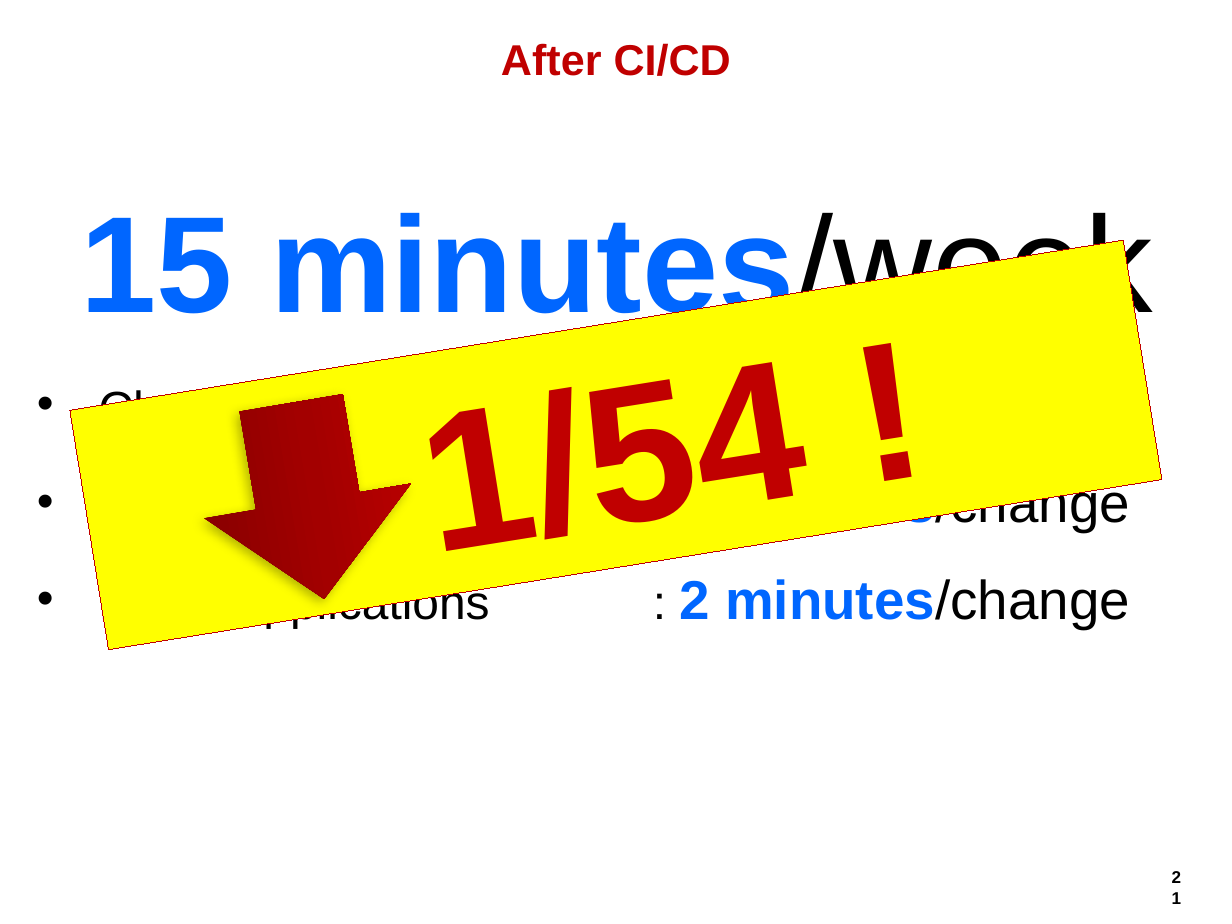
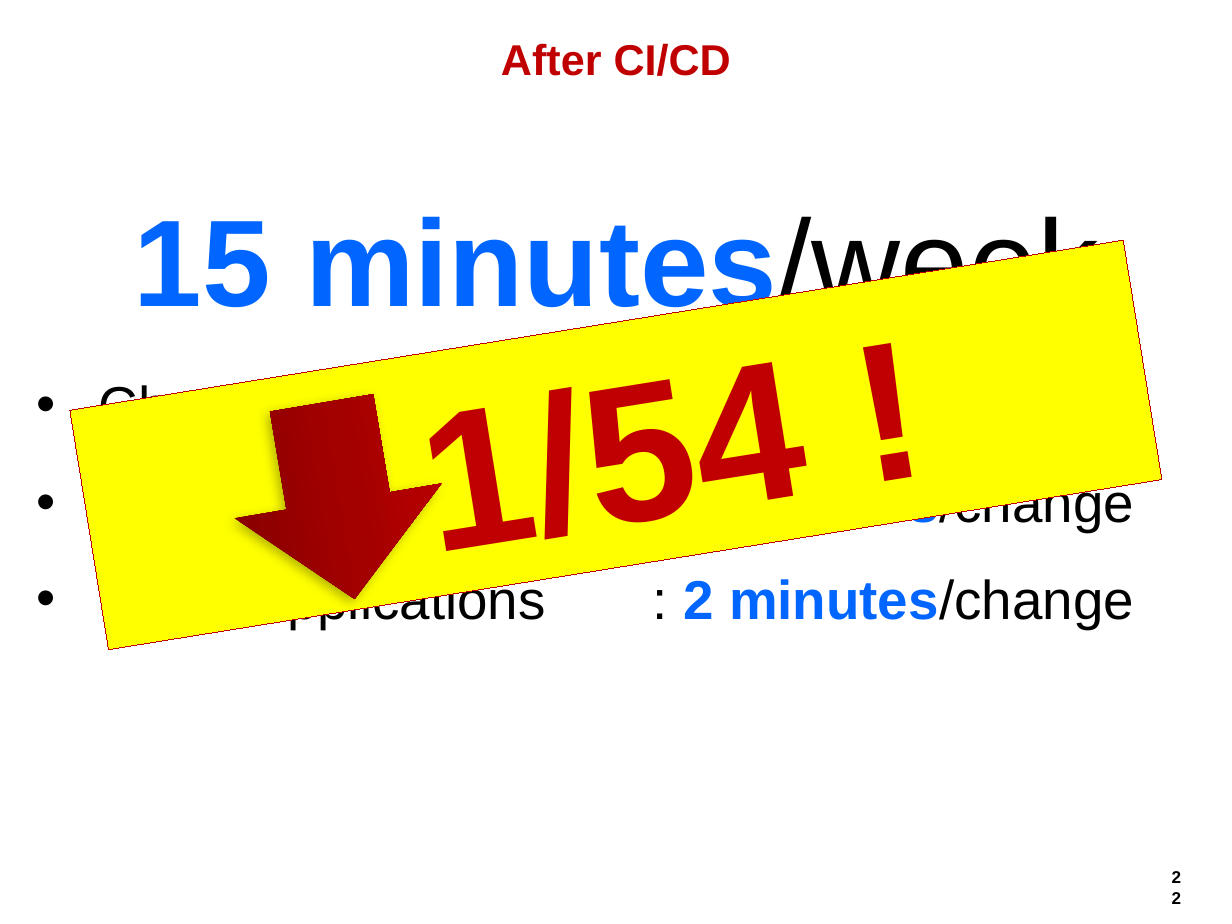
Before and after one commit to hageyahhoo/agile2014, a slide deck: slide 22 of presentations/TechnologyDrivenDevelopment.pptx (slide 21 before the commit). Drawn at 1232x924 pixels with LibreOffice and Linux fonts; fonts in the diff are those of the drawing; background and template pictures are left out. Boxes give left, top, right and bottom in pixels: in the first picture for what was removed or moved away, otherwise in the second. Text is boxed around its words. In the diff, an @@ line names an element or a change of style, - is before the commit and + after.

```diff
--- a/presentations/TechnologyDrivenDevelopment.pptx
+++ b/presentations/TechnologyDrivenDevelopment.pptx
@@ text "15 minutes/week" at [134, 216, 1099, 328]: size 80 to 72 pt @@
@@ text "Change requests : 3 times/week" at [99, 382, 1003, 435]: size 28 to 32 pt in "Change requests :" @@
@@ up arrow: place and size @@
-up arrow at [188, 386, 428, 616]
+up arrow at [218, 386, 457, 616]
@@ text "Regression testing : 3 minutes/change" at [99, 479, 1134, 532]: size 28 to 32 pt in "Regression testing :" @@
@@ text "Install applications : 2 minutes/change" at [99, 576, 1134, 629]: size 28 to 32 pt in "Install applications :" @@
@@ page number at [1159, 861, 1194, 894]: text changed @@
-21
+22
```
Also in this commit, not shown: 12 other slides changed, 1 slide added.
